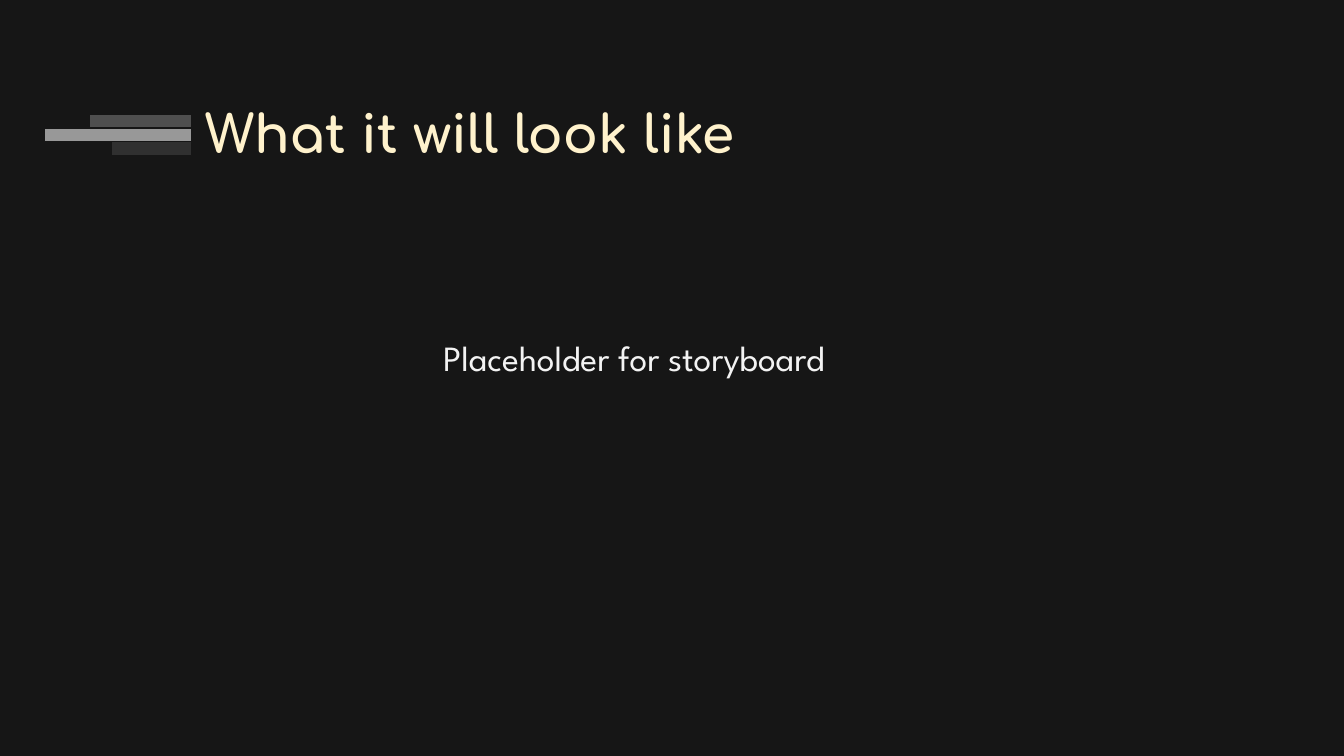
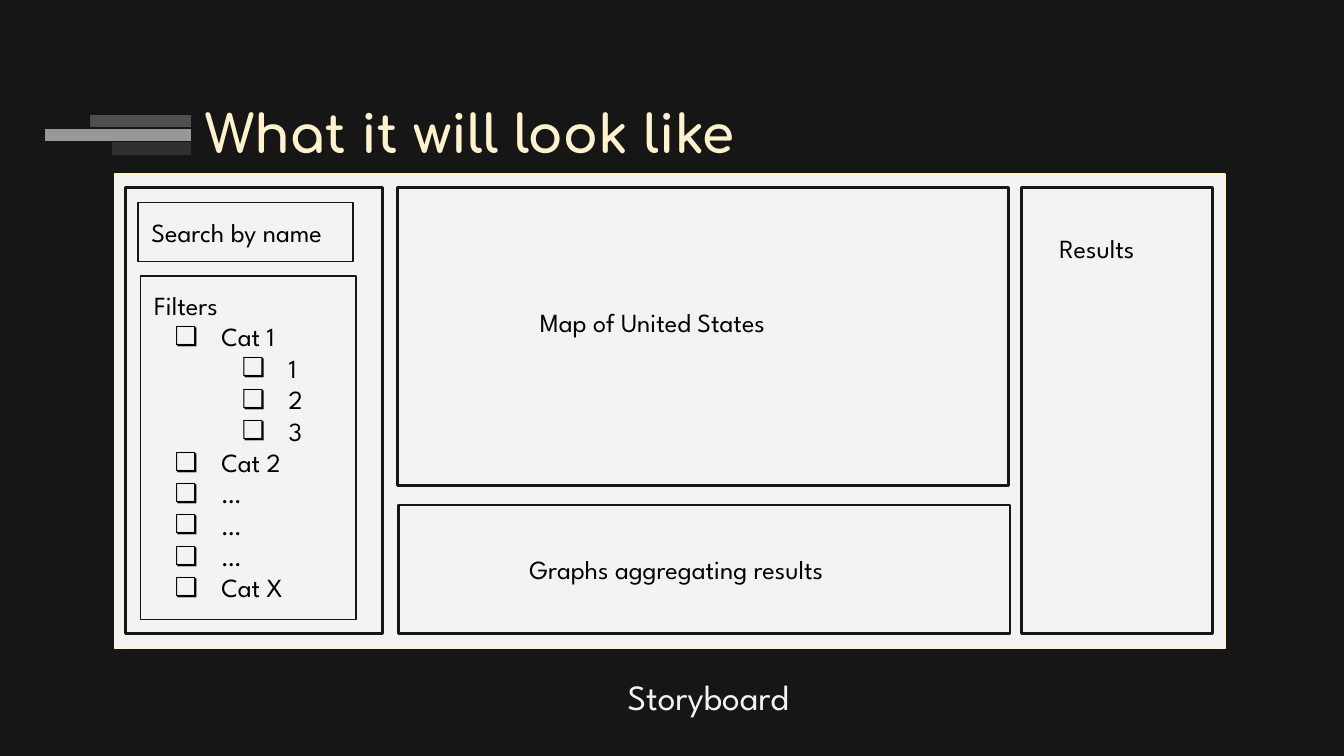
Before and after one commit to adinfinitum225/final_project, a slide deck: slide 16 of media/Final Project - Employment Prosepects.pptx. Drawn at 1344x756 pixels with LibreOffice and Linux fonts; fonts in the diff are those of the drawing. Boxes give left, top, right and bottom in pixels: in the first picture for what was removed or moved away, otherwise in the second. Text is boxed around its words. In the diff, an @@ line names an element or a change of style, - is before the commit and + after.

Commit message:
Added dashboard storyboard to presentation

```diff
--- a/media/Final Project - Employment Prosepects.pptx
+++ b/media/Final Project - Employment Prosepects.pptx
@@ rectangle added at [114,173,1224,648], fill #F3F3F3, outline #FFF2CC 0.75 pt @@
@@ rectangle added at [125,188,382,634], outline #161616 1.5 pt @@
@@ rectangle added at [138,203,353,262], outline #161616 0.75 pt, 14 pt, text #000000 @@
+Search by name
@@ rectangle added at [398,188,1009,487], outline #161616 1.5 pt @@
@@ rectangle added at [1021,188,1214,634], outline #161616 1.5 pt @@
@@ text added at [1059,240,1134,259], 14 pt, text #000000 @@
+Results
@@ rectangle added at [141,276,356,620], outline #161616 0.75 pt, 14 pt, text #000000 @@
+Filters
+❏ Cat 1
+  ❏ 1
+  ❏ 2
+  ❏ 3
+❏ Cat 2
+❏ …
+❏ …
+❏ …
+❏ Cat X
@@ text added at [540,313,764,338], 14 pt, text #000000 @@
+Map of United States
@@ rectangle added at [399,505,1011,633], outline #161616 1.5 pt @@
@@ text added at [529,561,823,585], 14 pt, text #000000 @@
+Graphs aggregating results
@@ text at [628,685,789,718]: text changed @@
-Placeholder for storyboard
+Storyboard
```
